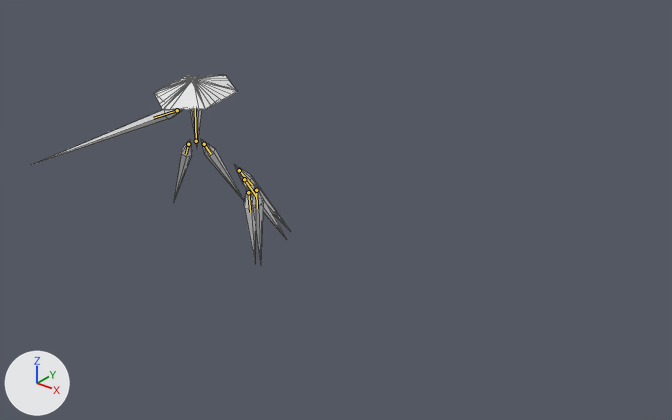
Two versions of the glTF model glb_imports/ClarityDressShards.glb, one commit apart.
Both versions are drawn from a 50 mm camera at (106.0, -96.2, 60.5) aimed at (22.3, 8.4, -4.4). Every picture has the same lights, and +X, +Y and +Z are marked at lower left. The older version comes first. Both versions are drawn at frame 119 of the action 'QuadShardSemicircleSequence2'; the numbers are the values there. The bones that change, and the others that lie on the model, are drawn over the model as lines. Mesh edges are drawn as thin lines.

Objects in the first picture: 'Arm', 'FrontLeft', 'FrontRight', 'Hat', 'MiddleLeft', 'MiddleRight' and 3 more.
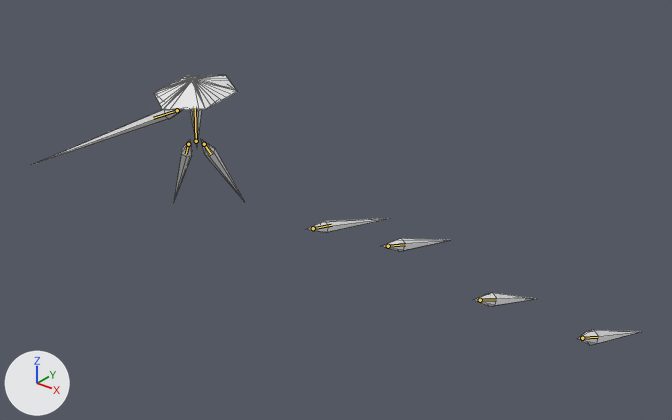
Pixel boxes (x1, y1, x2, y2) of what changed, in the pictures (672 x 420 px):
```json
{"object": "MiddleRight", "change": "posed", "before": [252, 184, 263, 264], "after": [577, 330, 641, 345]}
{"object": "FrontRight", "change": "posed", "before": [244, 185, 256, 261], "after": [473, 293, 536, 307]}
{"object": "MiddleLeft", "change": "posed", "before": [234, 164, 291, 232], "after": [305, 218, 390, 233], "on screen": "48% wider, 77% shorter"}
{"object": "FrontLeft", "change": "posed", "before": [239, 172, 286, 238], "after": [381, 238, 449, 252]}
{"bone": "Middle.L", "before": "(239, 170) to (252, 184)", "after": "(313, 228) to (331, 225)"}
{"bone": "Front.L", "before": "(244, 179) to (256, 196)", "after": "(388, 246) to (405, 244)"}
{"bone": "Middle.R", "before": "(256, 190) to (257, 208)", "after": "(582, 338) to (597, 337)"}
{"bone": "Front.R", "before": "(248, 192) to (250, 212)", "after": "(480, 300) to (496, 299)"}
```

Edits to the scene script, one JSON object a line:
```json
{"block": "bone_middle_l", "where": "bone_middle_l = bpy.data.objects['Armature'].pose.bones['Middle.L']"}
{"op": "set", "path": "bone_middle_l.location", "old": "(-3.44, 2.73, -2.01)", "new": "(-17.6, 12.17, -1.15)"}
{"op": "set", "path": "bone_middle_l.rotation_quaternion", "old": "(0.879, -0.298, -0.367, 0.065)", "new": "(0.523, -0.38, -0.586, 0.488)", "note": "degrees (-46, -37, 25) -> degrees (-89, -14, 100)"}
{"block": "bone_front_l", "where": "bone_front_l = bpy.data.objects['Armature'].pose.bones['Front.L']"}
{"op": "set", "path": "bone_front_l.location", "old": "(-8.9, 3.17, -2.79)", "new": "(-34.68, 12.72, -5.85)"}
{"op": "set", "path": "bone_front_l.rotation_quaternion", "old": "(0.871, -0.296, -0.366, 0.14)", "new": "(0.488, -0.398, -0.54, 0.558)", "note": "degrees (-48, -34, 34) -> degrees (-84, -5, 102)"}
{"block": "bone_middle_r", "where": "bone_middle_r = bpy.data.objects['Armature'].pose.bones['Middle.R']"}
{"op": "set", "path": "bone_middle_r.location", "old": "(-17.84, -3.71, 2.05)", "new": "(-71.18, -14.64, 1.76)"}
{"op": "set", "path": "bone_middle_r.rotation_quaternion", "old": "(0.867, -0.078, -0.486, 0.076)", "new": "(0.367, -0.117, -0.733, 0.561)", "note": "degrees (-22, -56, 22) -> degrees (-96, -24, 140)"}
{"block": "bone_front_r", "where": "bone_front_r = bpy.data.objects['Armature'].pose.bones['Front.R']"}
{"op": "set", "path": "bone_front_r.location", "old": "(-14.88, -1.65, 0.17)", "new": "(-55.5, -8.13, 0.49)"}
{"op": "set", "path": "bone_front_r.rotation_quaternion", "old": "(0.86, -0.091, -0.467, 0.184)", "new": "(0.33, -0.138, -0.646, 0.674)", "note": "degrees (-31, -50, 39) -> degrees (-82, -14, 140)"}
```
